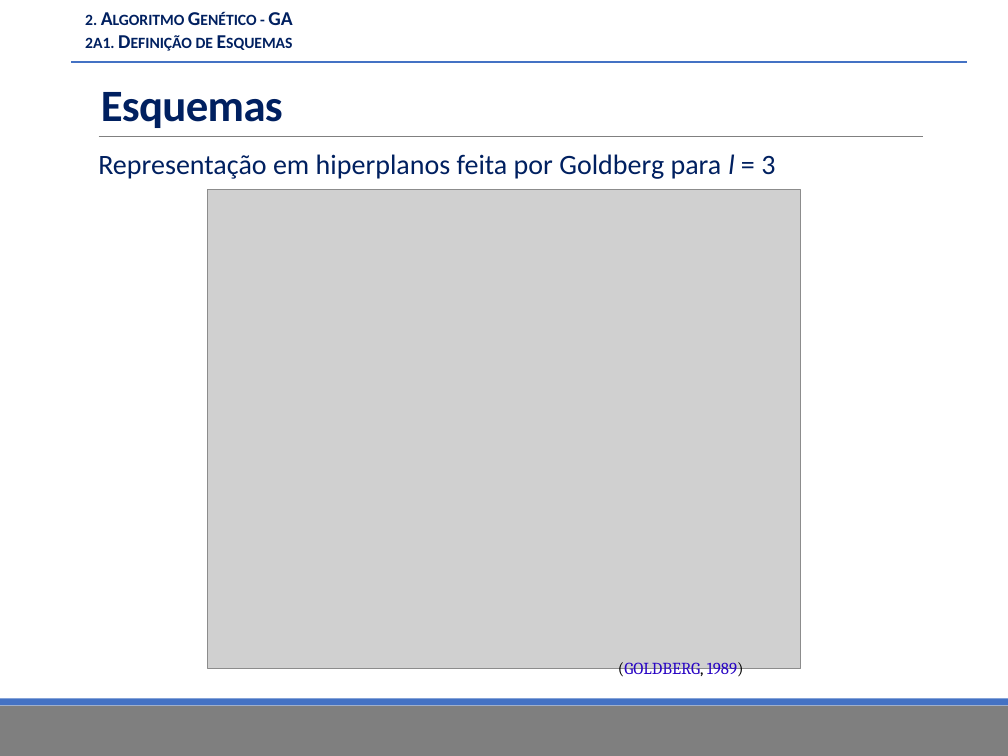
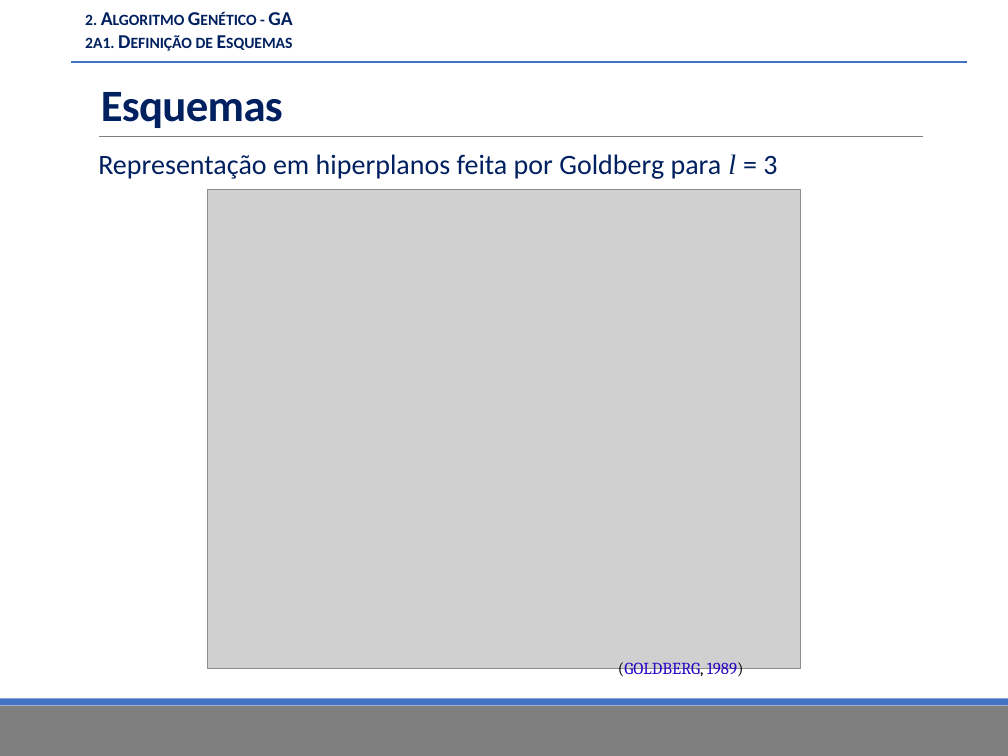
Before and after one commit to fkay/TCC-Monografia, a slide deck: slide 14 of Apresentação/TCC.pptx. Drawn at 1008x756 pixels with LibreOffice and Linux fonts; fonts in the diff are those of the drawing; grey boxes stand for pictures; background and template pictures are left out. Boxes give left, top, right and bottom in pixels: in the first picture for what was removed or moved away, otherwise in the second. Text is boxed around its words. In the diff, an @@ line names an element or a change of style, - is before the commit and + after.

```diff
--- a/Apresentação/TCC.pptx
+++ b/Apresentação/TCC.pptx
@@ text "Representação em hiperplanos feita por ..." at <box>98,154,777,179</box>: font Calibri to Times New Roman in "l" @@
```
Also in this commit, not shown: 5 other slides changed, 29 slides added, 3 other files.
